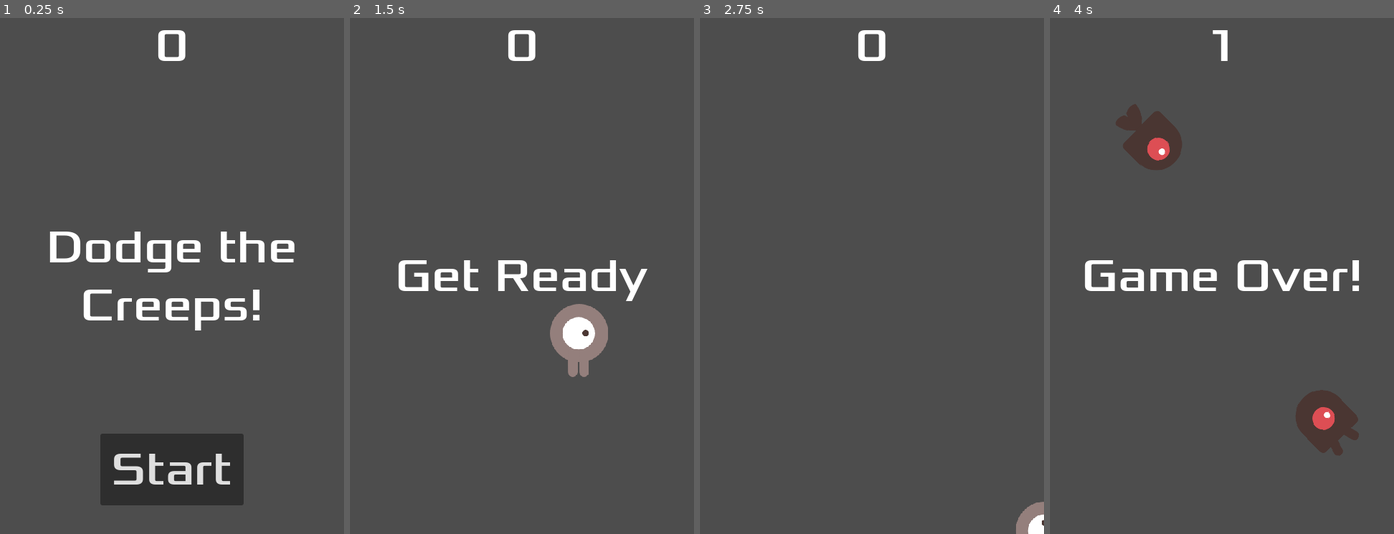
Above: before the commit, frames 1-4 (left to right).
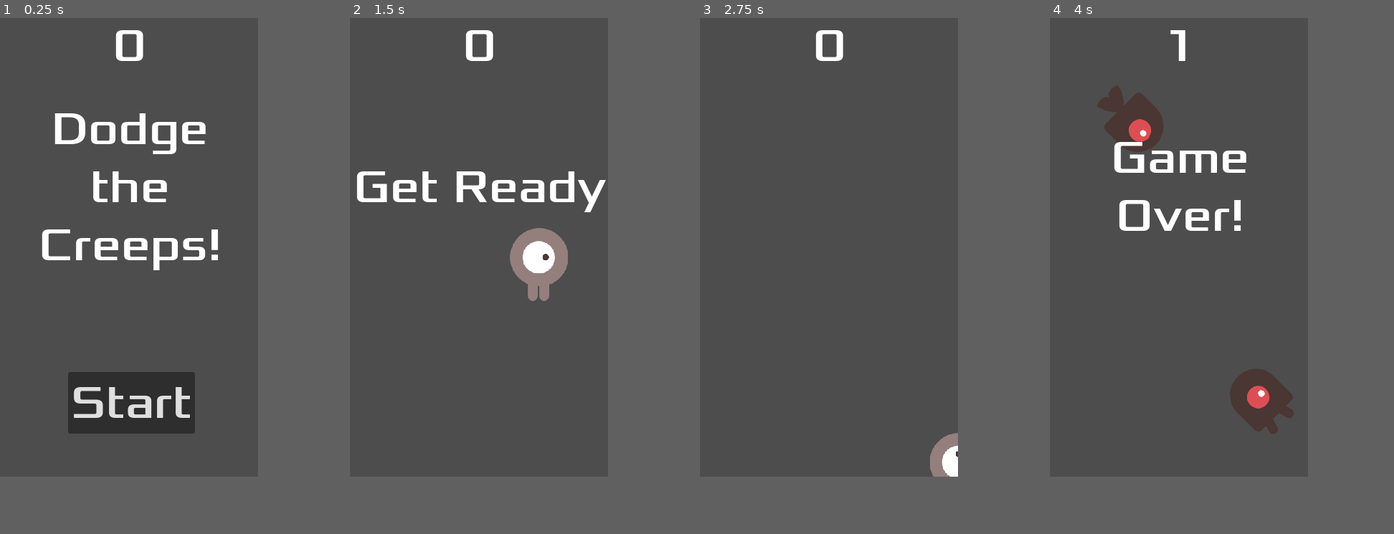
Above: after the commit, the same moments.

Repository: Rishabh-Chhangani/Dodge-The-Creeps
Game: Godot game, scene res://Scene/main.tscn
Two runs of this game, one before a commit and one after it. Both use one fixed random seed, a clock stepped at 60 frames per second and the inputs below.
Inputs:
- Up to frame 1 (0.25 s): no input
- Up to frame 2 (1.5 s): click "Start" at 0.5 s; tap Enter at 1.25 s; hold Right (move_right) from 1.28 s (still down)
- Up to frame 3 (2.75 s): release Right (move_right) at 2.03 s; hold Down (move_down) from 2.03 s (still down)
- Up to frame 4 (4 s): release Down (move_down) at 2.78 s; hold Right (move_right) 2.78-3.53 s; hold Up (move_up) from 3.53 s (still down)
The window is 480x720 before the commit and 360x640 after it. Grey fills any space a smaller window leaves; there, only what the larger window draws over its background counts as a difference.

The runs differ from the first frame. In frame 1, 16% of the frame differs, in the area x 12-86%, y 2-95%; in frame 2, 7.2%; in frame 3, 1.6%; in frame 4, 8.5%.

Commit message:
fix:scene size, placement of HUD , player, and mob, start button

Diff:
--- a/Scene/hud.tscn
+++ b/Scene/hud.tscn
@@ -16,8 +16,8 @@
 anchors_preset = 5
 anchor_left = 0.5
 anchor_right = 0.5
-offset_left = -241.0
-offset_right = 241.0
+offset_left = -179.0
+offset_right = 181.0
 offset_bottom = 78.0
 grow_horizontal = 2
 theme_override_fonts/font = ExtResource("2_fmoiy")
@@ -32,10 +32,10 @@
 anchor_top = 0.5
 anchor_right = 0.5
 anchor_bottom = 0.5
-offset_left = -240.0
-offset_top = -33.0
-offset_right = 240.0
-offset_bottom = 33.0
+offset_left = -178.0
+offset_top = -227.0
+offset_right = 182.0
+offset_bottom = 59.0
 grow_horizontal = 2
 grow_vertical = 2
 theme_override_fonts/font = ExtResource("2_fmoiy")
@@ -51,10 +51,10 @@
 anchor_top = 1.0
 anchor_right = 0.5
 anchor_bottom = 1.0
-offset_left = -100.0
-offset_top = -140.0
-offset_right = 100.0
-offset_bottom = -40.0
+offset_left = -85.0
+offset_top = -146.0
+offset_right = 92.0
+offset_bottom = -60.0
 grow_horizontal = 2
 grow_vertical = 0
 theme_override_fonts/font = ExtResource("2_fmoiy")
--- a/Scene/main.tscn
+++ b/Scene/main.tscn
@@ -9,7 +9,7 @@
 
 [sub_resource type="Curve2D" id="Curve2D_7mycd"]
 _data = {
-"points": PackedVector2Array(0, 0, 0, 0, 24, 24, 0, 0, 0, 0, 464, 8, 0, 0, 0, 0, 448, 704, 0, 0, 0, 0, 32, 688, 0, 0, 0, 0, 24, 24)
+"points": PackedVector2Array(0, 0, 0, 0, 0, 0, 0, 0, 0, 0, 360, 0, 0, 0, 0, 0, 360, 640, 0, 0, 0, 0, 0, 640, 0, 0, 0, 0, 0, 0)
 }
 point_count = 5
 
@@ -38,14 +38,13 @@
 one_shot = true
 
 [node name="StartPosition" type="Marker2D" parent="."]
-position = Vector2(240, 450)
+position = Vector2(184, 344)
 
 [node name="MobPath" type="Path2D" parent="."]
+position = Vector2(0, 88)
 curve = SubResource("Curve2D_7mycd")
 
 [node name="MobSpawnLocation" type="PathFollow2D" parent="MobPath"]
-position = Vector2(24, 24)
-rotation = -0.03634762
 
 [node name="HUD" parent="." instance=ExtResource("4_2wwxx")]
 
--- a/Scene/mob.tscn
+++ b/Scene/mob.tscn
@@ -73,7 +73,7 @@
 height = 102.0
 
 [node name="Mob" type="RigidBody2D" groups=["mobs"]]
-position = Vector2(388, 341)
+position = Vector2(115, 265)
 collision_mask = 0
 gravity_scale = 0.0
 script = ExtResource("1_je71b")
--- a/Scene/player.tscn
+++ b/Scene/player.tscn
@@ -52,7 +52,7 @@
 height = 102.0
 
 [node name="Player" type="Area2D"]
-position = Vector2(399, 279)
+position = Vector2(168, 336)
 script = ExtResource("1_xa75v")
 metadata/_edit_group_ = true
 
--- a/project.godot
+++ b/project.godot
@@ -12,13 +12,13 @@
 
 config/name="Dodge The Creeps"
 run/main_scene="uid://3f6l8p6w5dbn"
-config/features=PackedStringArray("4.4", "GL Compatibility")
+config/features=PackedStringArray("4.5", "GL Compatibility")
 config/icon="res://icon.svg"
 
 [display]
 
-window/size/viewport_width=480
-window/size/viewport_height=720
+window/size/viewport_width=360
+window/size/viewport_height=640
 window/stretch/mode="canvas_items"
 
 [dotnet]
Not shown: 1 places in Scene/main.tscn that only renumber resources
Not shown, added: README.md
